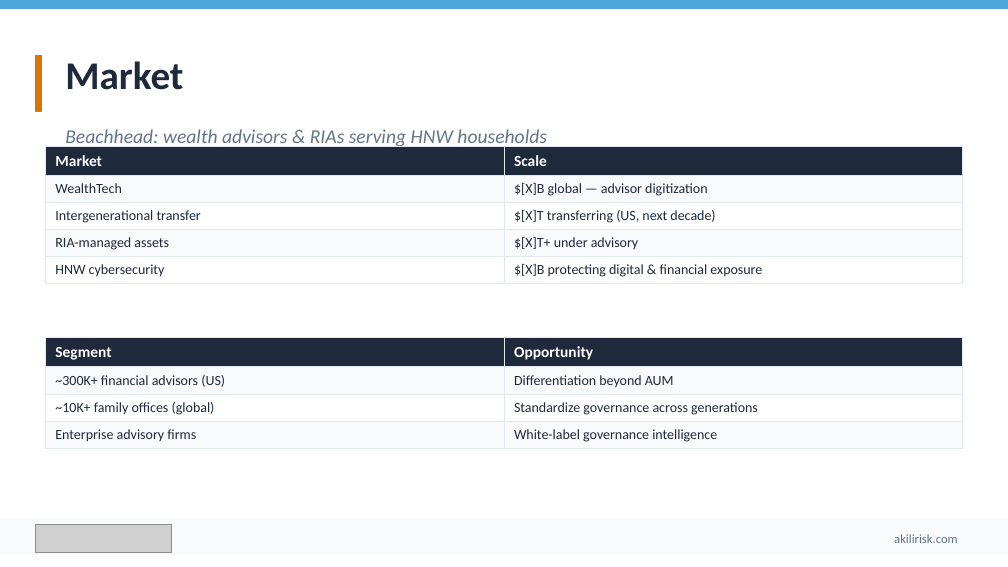
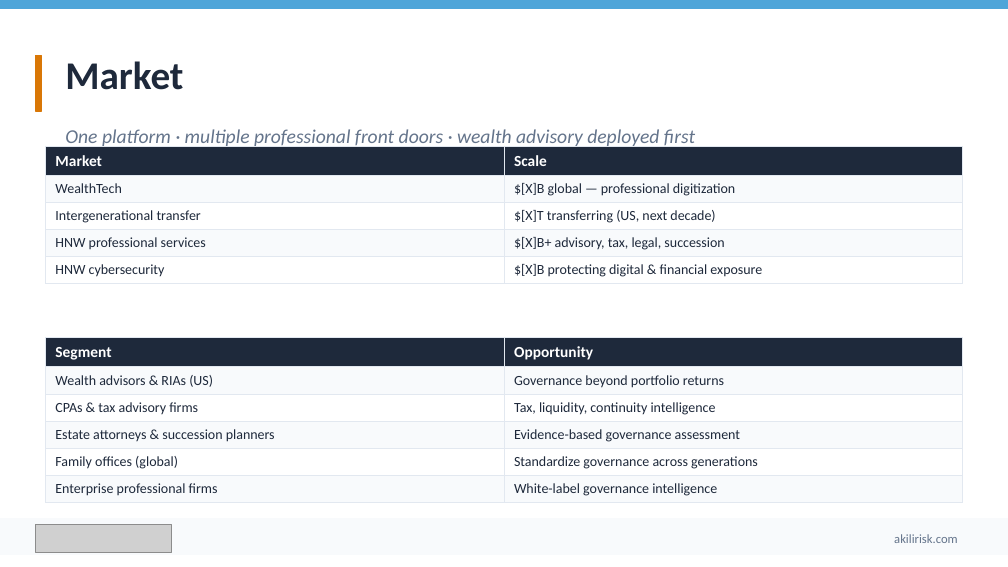
Before and after one commit to ebillyweb/AKILIRisk, a slide deck: slide 9 of docs/pitch-decks/Akili-Investor-Deck.pptx. Drawn at 1008x567 pixels with LibreOffice and Linux fonts; fonts in the diff are those of the drawing; grey boxes stand for pictures. Boxes give left, top, right and bottom in pixels: in the first picture for what was removed or moved away, otherwise in the second. Text is boxed around its words. In the diff, an @@ line names an element or a change of style, - is before the commit and + after.

Commit message:
refactor: update pitch deck content and positioning for professional firms
- Revised the pitch deck to emphasize AKILI as a governance intelligence platform for affluent families and the professional firms that serve them, rather than solely for wealth advisors.
- Updated key messaging across multiple slides to reflect a unified approach to family governance, highlighting the collaborative role of various professionals (CPAs, estate attorneys, etc.) in managing family risk.
- Enhanced descriptions of the product's features and benefits to align with the new positioning, ensuring clarity on the platform's value proposition for both families and professional firms.
- Adjusted the business model and market segmentation to better represent the diverse professional audience and their specific needs.
- Made corresponding updates to related documentation and outreach templates to maintain consistency in messaging.

```diff
--- a/docs/pitch-decks/Akili-Investor-Deck.pptx
+++ b/docs/pitch-decks/Akili-Investor-Deck.pptx
@@ table at (x1=45, y1=146, x2=963, y2=281) @@
-row 2, column 2: $[X]B global — advisor digitization
+row 2, column 2: $[X]B global — professional digitization
-row 4, column 1: RIA-managed assets
+row 4, column 1: HNW professional services
-row 4, column 2: $[X]T+ under advisory
+row 4, column 2: $[X]B+ advisory, tax, legal, succession
@@ text at (x1=65, y1=129, x2=695, y2=149): text changed @@
-Beachhead: wealth advisors & RIAs serving HNW households
+One platform · multiple professional front doors · wealth advisory deployed first
@@ table at (x1=45, y1=338, x2=963, y2=500) @@
-row 2: ~300K+ financial advisors (US) | Differentiation beyond AUM
-row 3: ~10K+ family offices (global) | Standardize governance across generations
-row 4: Enterprise advisory firms | White-label governance intelligence
+row 2: Wealth advisors & RIAs (US) | Governance beyond portfolio returns
+row 3: CPAs & tax advisory firms | Tax, liquidity, continuity intelligence
+row 4: Estate attorneys & succession planners | Evidence-based governance assessment
+row 5: Family offices (global) | Standardize governance across generations
+row 6: Enterprise professional firms | White-label governance intelligence
```
Also in this commit, not shown: 11 other slides changed, 19 other files.
